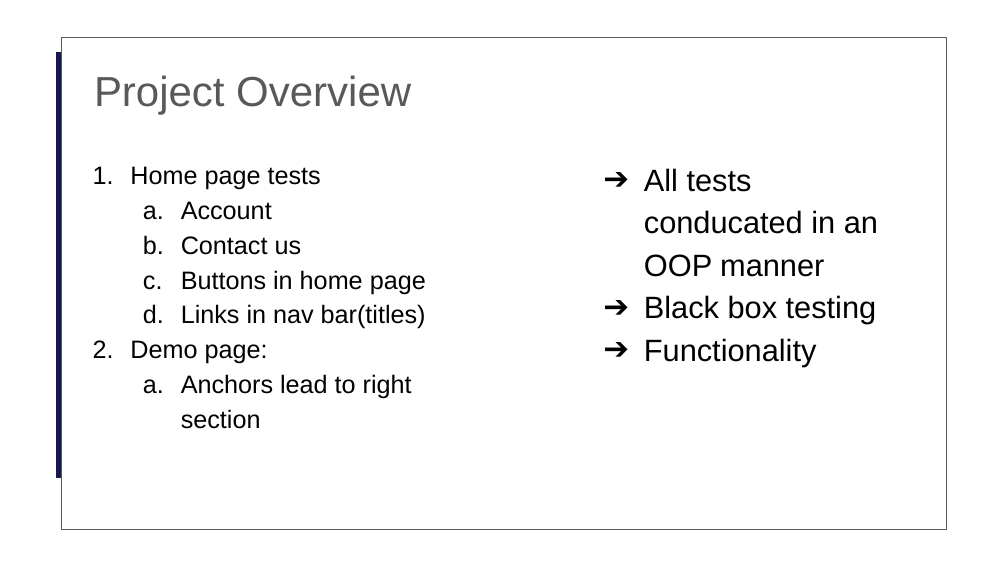
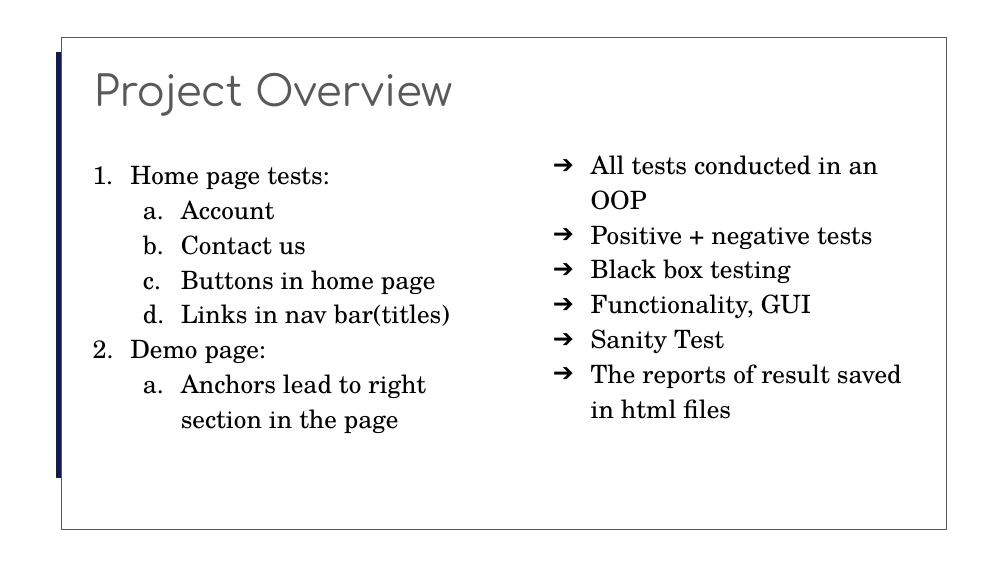
Before and after one commit to samar123419/QA_Automation_middle_project, a slide deck: slide 3 of middle presentation.pptx. Drawn at 1008x567 pixels with LibreOffice and Linux fonts; fonts in the diff are those of the drawing; background and template pictures are left out. Boxes give left, top, right and bottom in pixels: in the first picture for what was removed or moved away, otherwise in the second. Text is boxed around its words. In the diff, an @@ line names an element or a change of style, - is before the commit and + after.

Commit message:
update presentation

```diff
--- a/middle presentation.pptx
+++ b/middle presentation.pptx
@@ text "Project Overview" at <box>94,73,452,116</box>: font Arial to Comfortaa @@
@@ text "All tests conducted in an ...": place and size @@
-text "All tests conducted in an ..." at <box>644,168,878,366</box>
+text "All tests conducted in an ..." at <box>591,155,902,419</box>
@@ text at <box>130,165,329,189</box>: text changed; font Arial to TeX Gyre Schola @@
-1. Home page tests
+1. Home page tests:
@@ text at <box>591,155,878,249</box>: text changed; size 22 to 18 pt; font Arial to TeX Gyre Schola @@
-➔ All tests conducated in an OOP manner
+➔ All tests conducted in an OOP
+➔ Positive + negative tests
@@ text at <box>130,200,450,363</box>: font Arial to TeX Gyre Schola in "Account", "Contact us", "Buttons in home page", "Links in nav bar(titles)" and 1 more places @@
@@ text at <box>591,259,791,283</box>: size 22 to 18 pt, font Arial to TeX Gyre Schola in "Black box testing"; indent changed @@
@@ text at <box>591,294,902,419</box>: text changed; size 22 to 18 pt; font Arial to TeX Gyre Schola @@
-➔ Functionality
+➔ Functionality, GUI
+➔ Sanity Test
+➔ The reports of result saved in html files
@@ text at <box>181,374,426,433</box>: text changed; font Arial to TeX Gyre Schola @@
-  a. Anchors lead to right section
+  a. Anchors lead to right section in the page
```
Also in this commit, not shown: 4 other slides changed.
